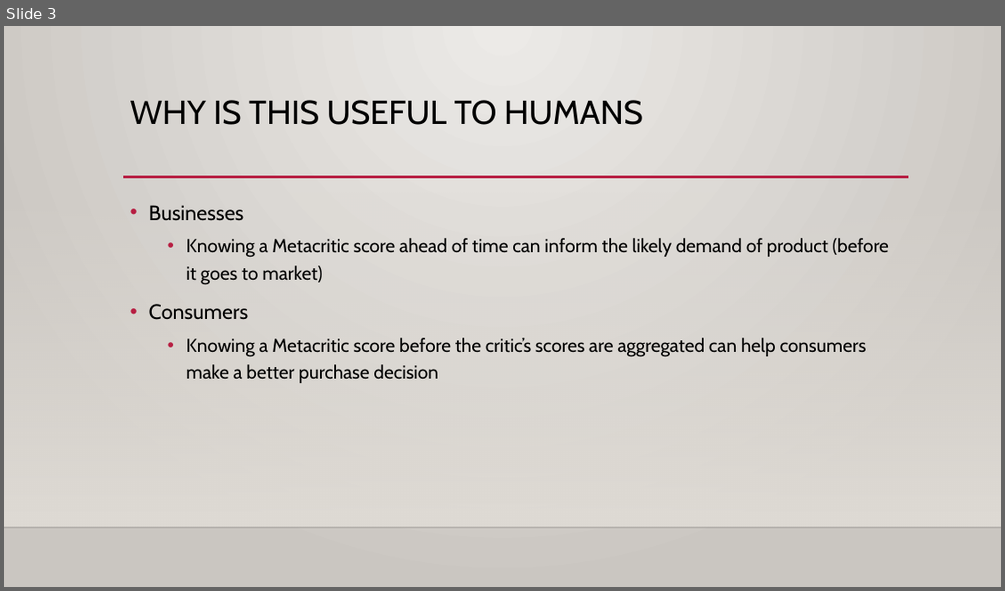
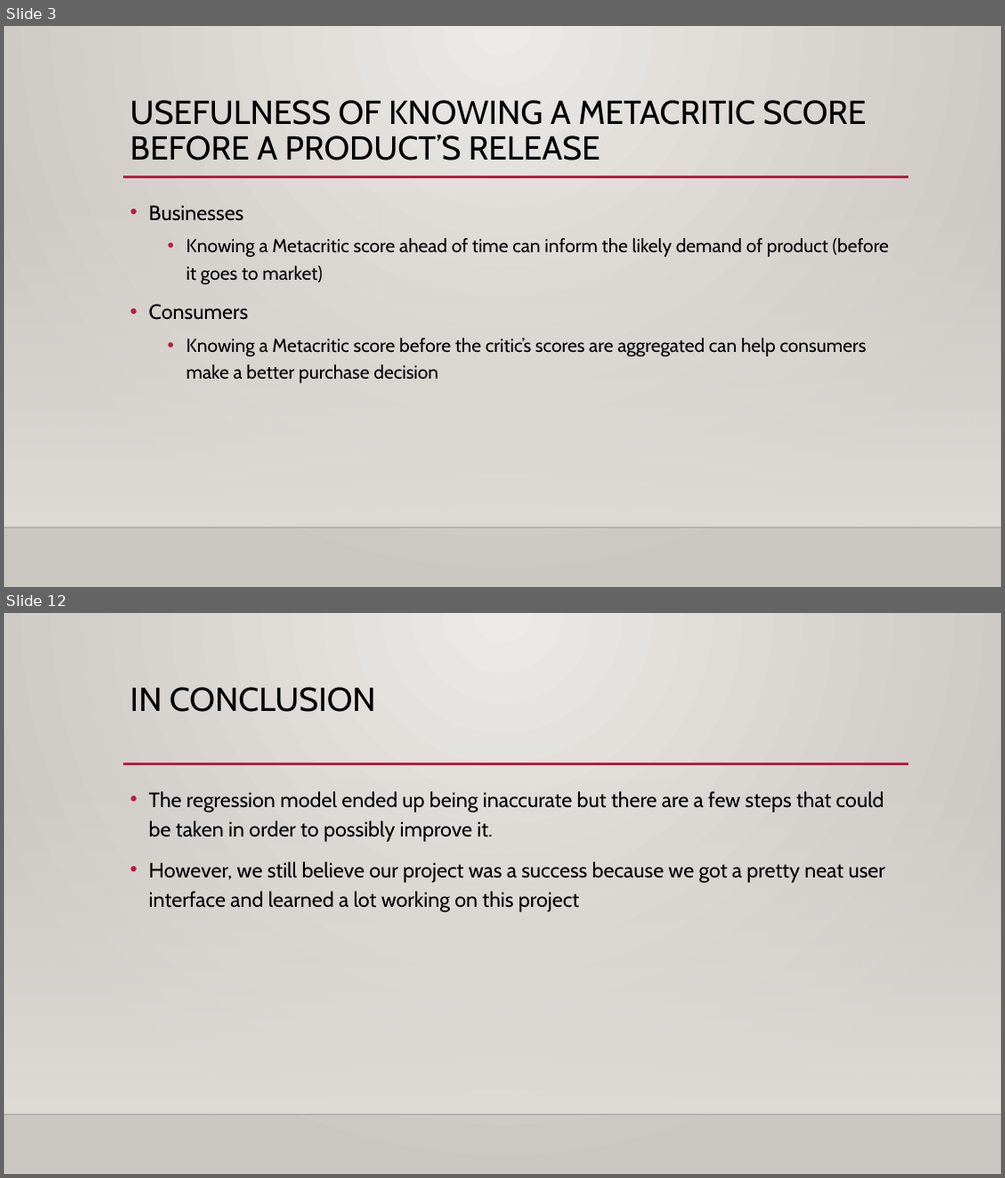
Before and after one commit to amspies/cse408, a slide deck: Project_3_Proposal.pptx. Shown one above the other, each under a label of ours: slide 3 before the commit, slides 3 and 12 after it; the slides between them are not shown. The pictures are 1005x591 and 1005x1178 pixels, drawn with LibreOffice and Linux fonts; fonts in the diff are those of the drawing; background and template pictures are left out. Boxes give left, top, right and bottom in pixels: in the first picture for what was removed or moved away, otherwise in the second. Text is boxed around its words. In the diff, an @@ line names an element or a change of style, - is before the commit and + after.

```diff
--- a/Project_3_Proposal.pptx
+++ b/Project_3_Proposal.pptx
@@ slide 12 added at [4, 613, 1001, 1174], background gradient #ECEAE7 to #CAC7C1; not listed: 3 template elements that a slide beside it also shows @@
@@ title added at [130, 687, 376, 712], 32 pt, text #000000 @@
+IN CONCLUSION
@@ text added at [149, 791, 885, 912], 20 pt, text #000000 @@
+• The regression model ended up being inaccurate but there are a few steps that could be taken in order to possibly improve it.
+• However, we still believe our project was a success because we got a pretty neat user interface and learned a lot working on this project
@@ slide 3 changed as well @@
@@ title at [130, 100, 866, 160]: text changed @@
-WHY IS THIS USEFUL TO HUMANS
+USEFULNESS OF KNOWING A METACRITIC SCORE BEFORE A PRODUCT’S RELEASE
```
Also in this commit, not shown: 4 other slides changed, 7 other slides added, 2 slides removed, 3 other files.
